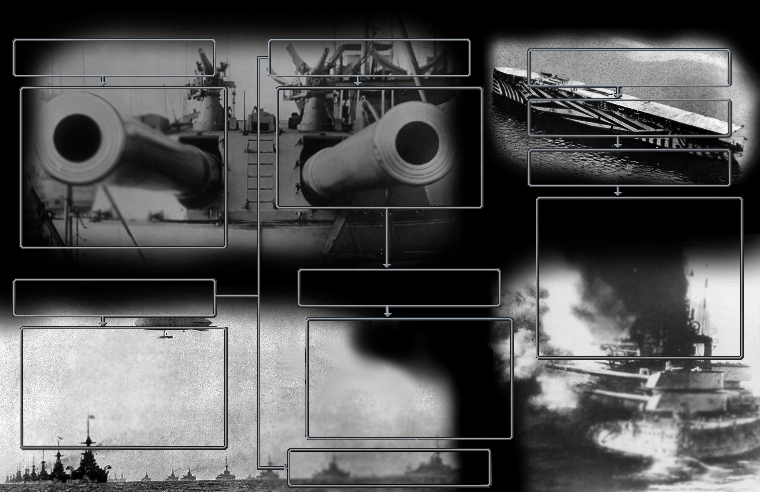
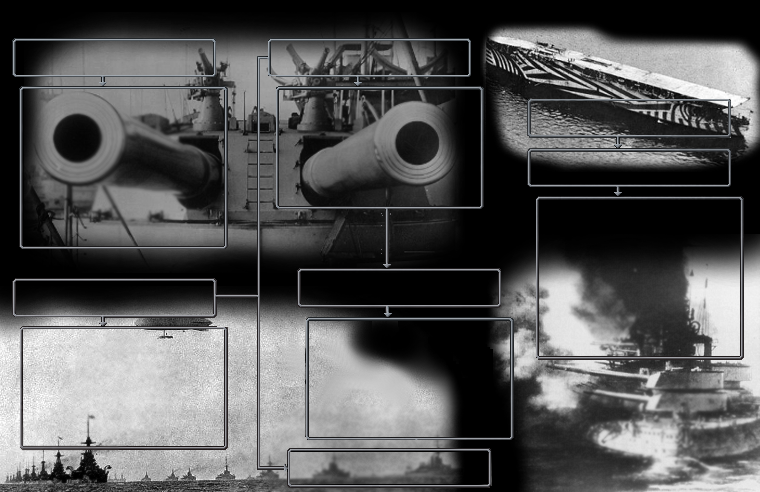
Layered file, before and after one edit (w=760, h=492). Changes by layer:
painted on "Layer" over [527,99,731,184]
painted on "bg_tech_capital.dds" over [480,21,760,185]
